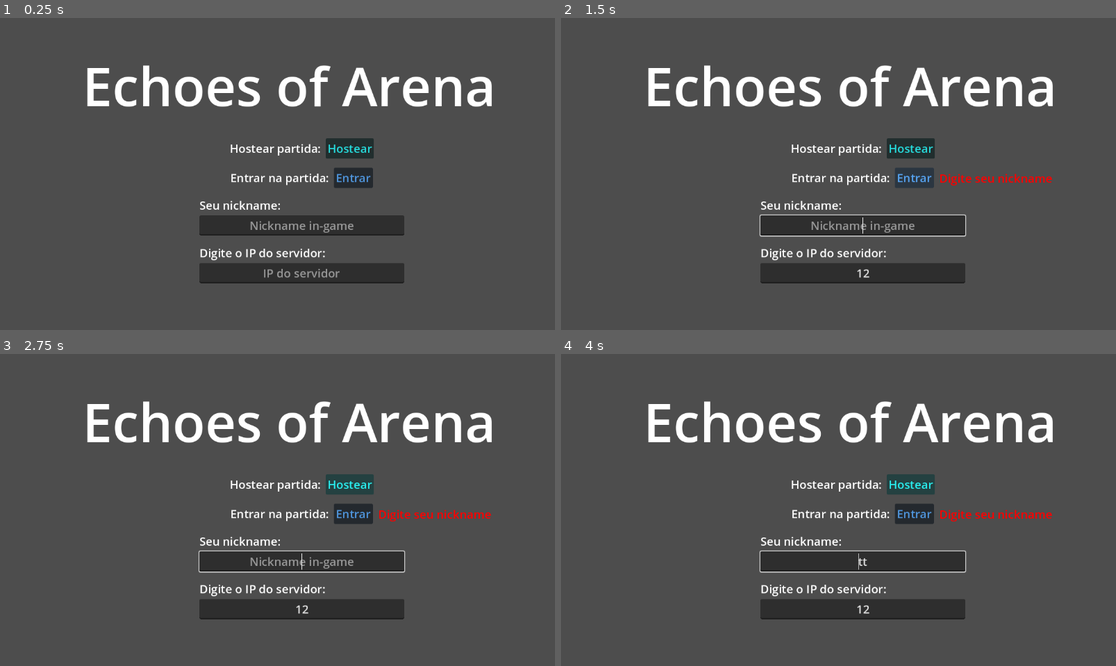
Above: before the commit, frames 1-4 (two rows, left to right).
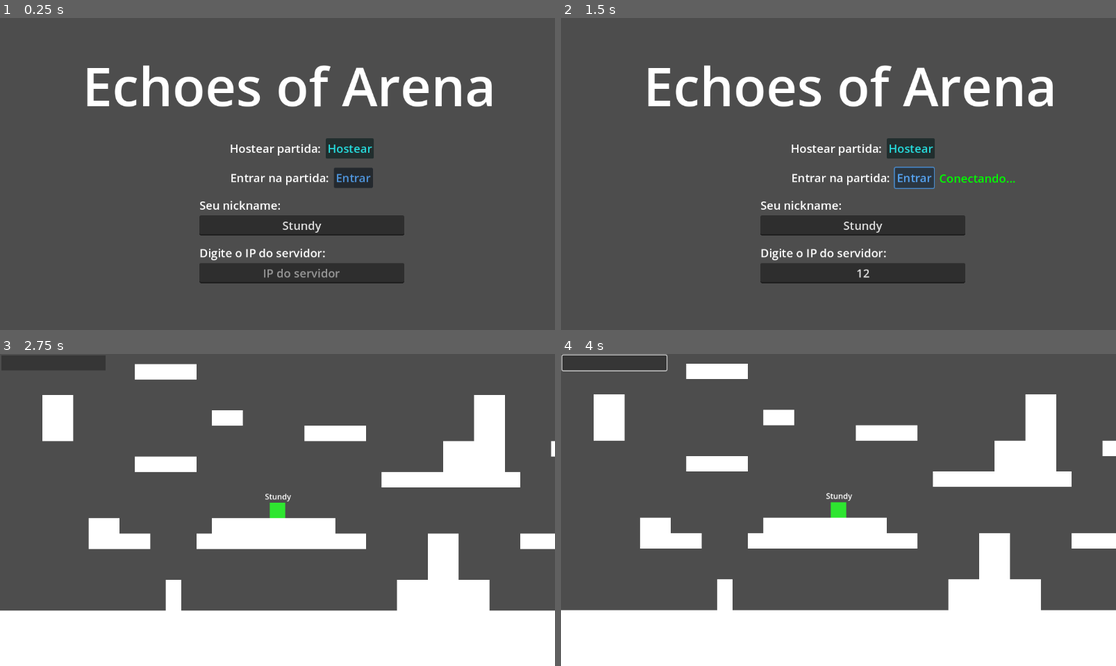
Above: after the commit, the same moments.

Repository: ramalhoproject/echoes-of-arena
Game: Godot game, scene res://maps/Lobby.tscn
The game is run twice, just before and just after one commit, with the same random seed, the same clock (stepped at 60 frames per second) and the same inputs.
Inputs (mouse positions are in pixels of both pictures, inside the frame that each line leads up to):
- Up to frame 1 (0.25 s): no input
- Up to frame 2 (1.5 s): click (860, 273) at 0.52 s; type "12" at 0.6 s; click "Entrar" at 1.25 s
- Up to frame 3 (2.75 s): click "Hostear" at 2 s
- Up to frame 4 (4 s): hold Right (ui_right) from 2.78 s (still down); tap T (chat_open, bound only after the commit) at 2.85, 3.6 s; tap Up (ui_up) at 3.02, 3.77 s

The runs differ from the first frame. In frame 1, 0.3% of the frame differs, in the area x 45-64%, y 65-69%; in frame 2, 1.0%; in frame 3, 39%; in frame 4, 39%, in the area x 0-100%, y 0-100%.

Commit message:
Chat in game
Criado um chat in game onde os players podem se comunicar

Apertar T ou clicar no chat abre ele (os movimentos dos players são desabilitados com o chat aberto)

Mensagem enviada tem o nome e cor do player identificados

Diff:
--- /dev/null
+++ b/core/ChatInGame.gd
@@ -0,0 +1,58 @@
+extends Node
+# Script responsável por gerenciar o sistema de chat in-game.
+# Sincroniza mensagens entre todos os jogadores via RPC.
+
+@onready var chat_box = $ScrollContainer/ChatBox
+# Removido "InterfaceChat/" do início, pois o script já está nesse nó
+
+@onready var chat_input = $ChatInput
+# Removido "InterfaceChat/" do início
+
+func _ready():
+	# Conecta o sinal de envio de texto apenas se o nó for encontrado
+	if chat_input:
+		chat_input.text_submitted.connect(_on_chat_input_submitted)
+
+@rpc("any_peer", "call_local", "reliable")
+func _receive_message(sender: String, message: String, color: Color):
+	# Usamos RichTextLabel para permitir o uso de cores (BBCode)
+	var label = RichTextLabel.new()
+
+	# Ativa o BBCode para processar as tags de cor
+	label.bbcode_enabled = true
+
+	# Transforma a cor em código Hexadecimal (ex: #ff0000)
+	var color_hex = color.to_html(false)
+
+	# Formata a mensagem: [color=#hex]Nome[/color]: Mensagem
+	label.text = "[color=#" + color_hex + "]" + sender + "[/color]: " + message
+
+	# Configurações de layout (mesmas do Label anterior)
+	label.fit_content = true # Faz o nó ajustar a altura ao texto
+	label.autowrap_mode = TextServer.AUTOWRAP_WORD_SMART
+	label.size_flags_horizontal = Control.SIZE_EXPAND_FILL
+
+	chat_box.add_child(label)
+
+	# Scroll automático
+	await get_tree().process_frame
+	await get_tree().process_frame
+	var scroll_container = chat_box.get_parent() as ScrollContainer
+	if scroll_container:
+		var scroll_bar = scroll_container.get_v_scroll_bar()
+		scroll_container.scroll_vertical = int(scroll_bar.max_value)
+
+func _on_chat_input_submitted(new_text: String):
+	if new_text.is_empty():
+		chat_input.release_focus()
+		return
+
+	var sender_name = NetworkManager.local_nickname
+	# PEGA A COR SALVA NO NETWORK MANAGER
+	var sender_color = NetworkManager.local_player_color
+
+	# ENVIA A COR JUNTO NO RPC
+	rpc("_receive_message", sender_name, new_text, sender_color)
+
+	chat_input.clear()
+	chat_input.release_focus()
--- a/core/NetworkManager.gd
+++ b/core/NetworkManager.gd
@@ -11,6 +11,8 @@
 var local_nickname : String = ""
 # Armazena o nome do jogador local para ser usado durante o spawn
 var player_names : Dictionary = {} # Mapeia { id: "nome" }
+
+var local_player_color : Color
 
 func _start_server():
 	# Cria um novo peer ENet
--- a/maps/Arena01.tscn
+++ b/maps/Arena01.tscn
@@ -1,7 +1,8 @@
-[gd_scene load_steps=5 format=4 uid="uid://bpku7lobtyenm"]
+[gd_scene load_steps=7 format=4 uid="uid://bpku7lobtyenm"]
 
 [ext_resource type="Texture2D" uid="uid://brfnno6amr6wl" path="res://assets/white_square.png" id="1_kjcu6"]
-[ext_resource type="Script" uid="uid://fmgey0odkx0d" path="res://maps/MapNetwork.gd" id="2_vhyy6"]
+[ext_resource type="Script" uid="uid://fmgey0odkx0d" path="res://core/MapNetwork.gd" id="2_vhyy6"]
+[ext_resource type="Script" uid="uid://63edqie4btwf" path="res://core/ChatInGame.gd" id="3_1els6"]
 
 [sub_resource type="TileSetAtlasSource" id="TileSetAtlasSource_vhyy6"]
 texture = ExtResource("1_kjcu6")
@@ -14,6 +15,9 @@
 physics_layer_0/collision_layer = 1
 physics_layer_0/collision_mask = 0
 sources/1 = SubResource("TileSetAtlasSource_vhyy6")
+
+[sub_resource type="StyleBoxFlat" id="StyleBoxFlat_1els6"]
+bg_color = Color(0.14406255, 0.14406255, 0.14406249, 0.5647059)
 
 [node name="Arena01" type="Node2D"]
 script = ExtResource("2_vhyy6")
@@ -42,3 +46,27 @@
 
 [node name="Spawnpoint4" type="Marker2D" parent="Spawnpoints"]
 position = Vector2(562, 68)
+
+[node name="InterfaceChat" type="CanvasLayer" parent="."]
+script = ExtResource("3_1els6")
+
+[node name="ScrollContainer" type="ScrollContainer" parent="InterfaceChat"]
+custom_minimum_size = Vector2(223, 186)
+offset_left = -1.0
+offset_top = 35.0
+offset_right = 222.0
+offset_bottom = 221.0
+mouse_filter = 2
+
+[node name="ChatBox" type="VBoxContainer" parent="InterfaceChat/ScrollContainer"]
+layout_mode = 2
+size_flags_horizontal = 3
+size_flags_vertical = 3
+mouse_filter = 2
+
+[node name="ChatInput" type="LineEdit" parent="InterfaceChat" groups=["ChatInputGroup"]]
+offset_left = 3.0
+offset_top = 3.0
+offset_right = 219.0
+offset_bottom = 34.0
+theme_override_styles/normal = SubResource("StyleBoxFlat_1els6")
--- a/maps/Lobby.tscn
+++ b/maps/Lobby.tscn
@@ -78,6 +78,7 @@
 [node name="Nickname" type="LineEdit" parent="Container/NicknameContainer"]
 layout_mode = 2
 theme_override_font_sizes/font_size = 24
+text = "Stundy"
 placeholder_text = "Nickname in-game"
 alignment = 1
 
--- a/player/PlayerInput.gd
+++ b/player/PlayerInput.gd
@@ -1,14 +1,42 @@
 extends Node
+# Script responsável por gerenciar os inputs do jogador local.
+# Controla movimentação, pulo e interação com o chat.
 
 var movementDirection := 0  # Indica se o player move horizontalmente
 var jumpPressed := false  # Indica se o player pula
 
 func _process(_delta):
+	# Verifica se este peer tem autoridade sobre o player para processar inputs
 	if not get_parent().is_multiplayer_authority():
 		return
 
+	# Verifica se o usuário pressionou a tecla de confirmação (Enter por padrão)
+	if Input.is_action_just_pressed("chat_open"):
+		_gerenciar_foco_chat()
+
+	# Se algum campo de texto estiver com o foco, ignora o input de movimento
+	if get_viewport().gui_get_focus_owner() is LineEdit:
+		# Reseta direções para o player não ficar "travado" andando ao abrir o chat
+		movementDirection = 0
+		jumpPressed = false
+		return
+
+	# Armazena a leitura dos inputs direita e esquerda em um range float de -1 a 1
 	movementDirection = Input.get_axis("ui_left", "ui_right")
-	# Armazena a leitura dos inputs direita e esquerda em um range float de -1 a 1
 
+	# Indica com true ou false se o player está pressionando o input de pulo
 	jumpPressed = Input.is_action_pressed("ui_up")
-	# Indica com true ou false se o player está pressionando o input de pulo
+
+func _gerenciar_foco_chat():
+	# Tenta encontrar o campo de entrada do chat na cena atual
+	# Procura por um nó chamado "ChatInput" dentro do grupo "InterfaceChat" (recomendado)
+	var chat_input = get_tree().get_first_node_in_group("ChatInputGroup")
+
+	if chat_input:
+		# Se o chat JÁ TEM o foco, não fazemos nada aqui.
+		# O sinal 'text_submitted' do próprio LineEdit cuidará de dar o release_focus.
+		if chat_input.has_focus():
+			return
+
+		# Se o chat NÃO tem o foco, aí sim nós o focamos.
+		chat_input.grab_focus()
--- a/player/PlayerVisual.gd
+++ b/player/PlayerVisual.gd
@@ -24,6 +24,10 @@
 	# Gera uma cor aleatória utilizando o modelo HSV
 	# Hue (matiz) aleatório, saturação alta e brilho alto
 	playerColor = Color.from_hsv(randf(), 0.8, 0.9)
+
+	# SALVE A COR NO NETWORK MANAGER:
+	# Assim, o chat sempre saberá qual é a cor do jogador local.
+	NetworkManager.local_player_color = playerColor
 
 	# Aplica a cor localmente no sprite
 	_apply_color(playerColor)
--- a/project.godot
+++ b/project.godot
@@ -44,3 +44,8 @@
 , Object(InputEventKey,"resource_local_to_scene":false,"resource_name":"","device":0,"window_id":0,"alt_pressed":false,"shift_pressed":false,"ctrl_pressed":false,"meta_pressed":false,"pressed":false,"keycode":0,"physical_keycode":87,"key_label":0,"unicode":0,"location":0,"echo":false,"script":null)
 ]
 }
+chat_open={
+"deadzone": 0.2,
+"events": [Object(InputEventKey,"resource_local_to_scene":false,"resource_name":"","device":-1,"window_id":0,"alt_pressed":false,"shift_pressed":false,"ctrl_pressed":false,"meta_pressed":false,"pressed":false,"keycode":0,"physical_keycode":84,"key_label":0,"unicode":116,"location":0,"echo":false,"script":null)
+]
+}
Not shown, added: core/ChatInGame.gd.uid
Renamed: maps/MapNetwork.gd -> core/MapNetwork.gd
Renamed: maps/MapNetwork.gd.uid -> core/MapNetwork.gd.uid
